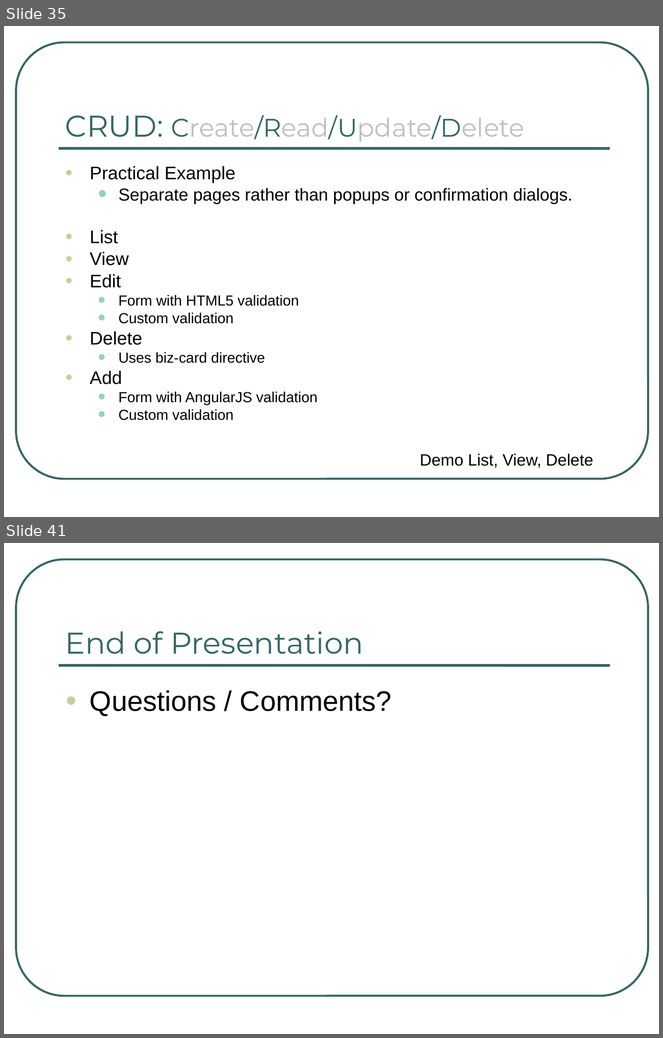
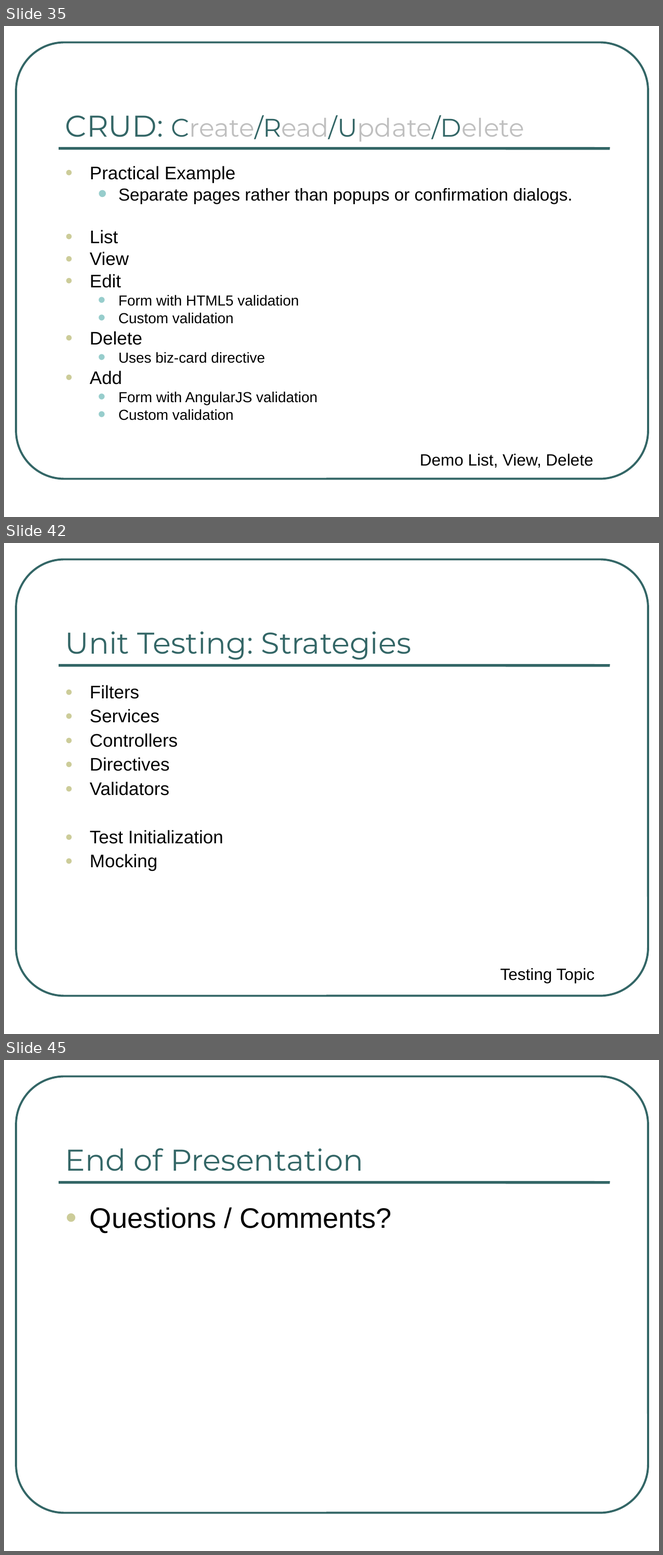
Before and after one commit to ng-al/AngularIntroApp, a slide deck: AngularJS Intro.ppt. Shown one above the other, each under a label of ours: slides 35 and 41 before the commit, slides 35, 42 and 45 after it; the slides between them are not shown. The pictures are 663x1038 and 663x1555 pixels, drawn with LibreOffice and Linux fonts; fonts in the diff are those of the drawing. Boxes give left, top, right and bottom in pixels: in the first picture for what was removed or moved away, otherwise in the second. Text is boxed around its words. In the diff, an @@ line names an element or a change of style, - is before the commit and + after.

Commit message:
Added documentation links, added test slides

```diff
--- a/AngularJS Intro.ppt
+++ b/AngularJS Intro.ppt
@@ slide 42 added at bbox=[4, 543, 659, 1034], background #FFFFFF; not listed: 2 template elements that a slide beside it also shows @@
@@ title added at bbox=[65, 631, 412, 660], 33 pt, text #336666 @@
+Unit Testing: Strategies
@@ text added at bbox=[90, 685, 223, 871], 20 pt, text #000000 @@
+● Filters
+● Services
+● Controllers
+● Directives
+● Validators
+● Test Initialization
+● Mocking
@@ text added at bbox=[501, 968, 595, 983], 18 pt, text #000000 @@
+Testing Topic
@@ what was slide 41 is now slide 45 @@
```
Also in this commit, not shown: 17 slides changed, 3 other slides added, 1 other file.
